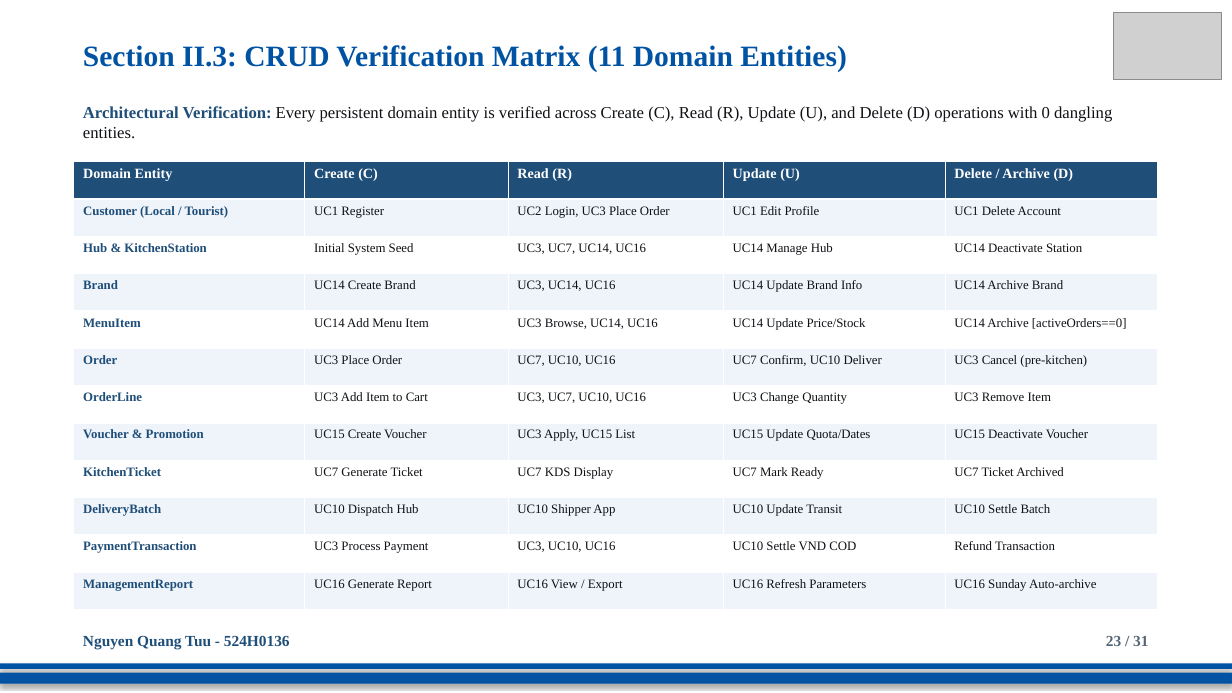
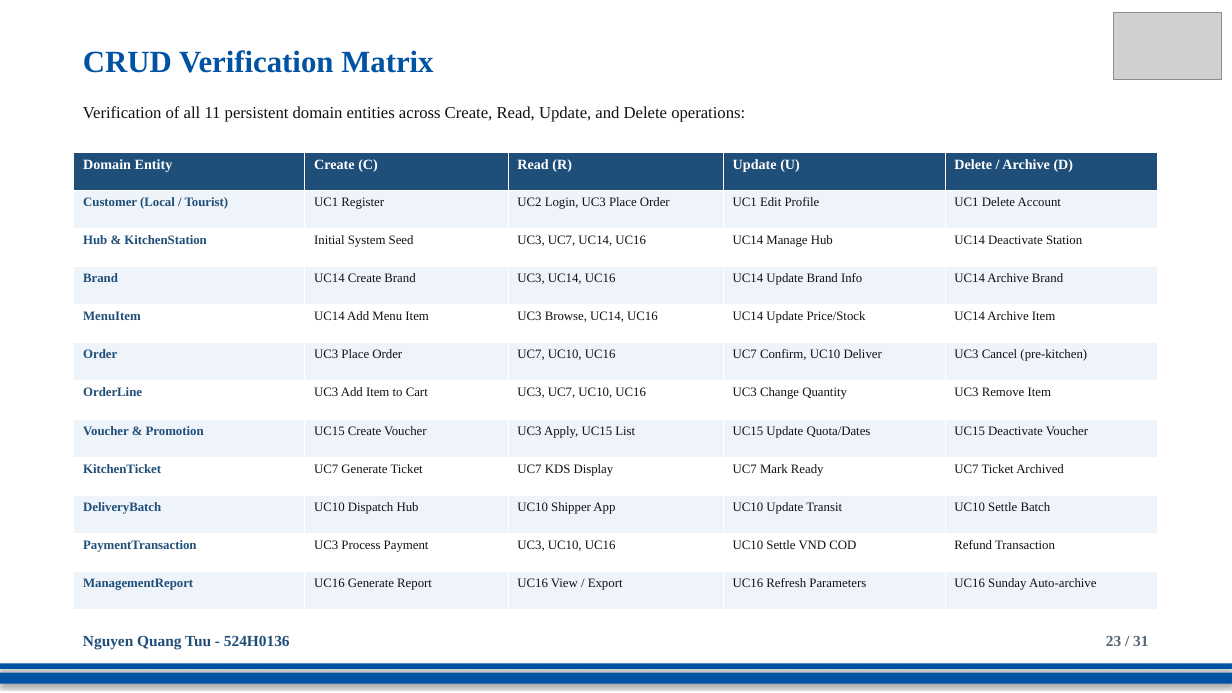
Before and after one commit to DoQuocTrung06/SaigonBite-RAD-TeamF10, a slide deck: slide 23 of Part_2/TeamF10_Presentation_for_SaigonBite.pptx. Drawn at 1232x693 pixels with LibreOffice and Linux fonts; fonts in the diff are those of the drawing; grey boxes stand for pictures. Boxes give left, top, right and bottom in pixels: in the first picture for what was removed or moved away, otherwise in the second. Text is boxed around its words. In the diff, an @@ line names an element or a change of style, - is before the commit and + after.

```diff
--- a/Part_2/TeamF10_Presentation_for_SaigonBite.pptx
+++ b/Part_2/TeamF10_Presentation_for_SaigonBite.pptx
@@ text at (83, 50, 433, 73): text changed; size 23 to 24 pt @@
-Section II.3: CRUD Verification Matrix (11 Domain Entities)
+CRUD Verification Matrix
@@ text at (83, 106, 745, 121): text changed @@
-Architectural Verification: Every persistent domain entity is verified across Create (C), Read (R), Update (U), and Delete (D) operations with 0 dangling entities.
+Verification of all 11 persistent domain entities across Create, Read, Update, and Delete operations:
@@ table at (74, 152, 1158, 610) @@
-row 5, column 5: UC14 Archive [activeOrders==0]
+row 5, column 5: UC14 Archive Item
@@ table: place and size @@
-table at (74, 162, 1158, 610)
+table at (74, 152, 1158, 610)
```
Also in this commit, not shown: 29 other slides changed.
